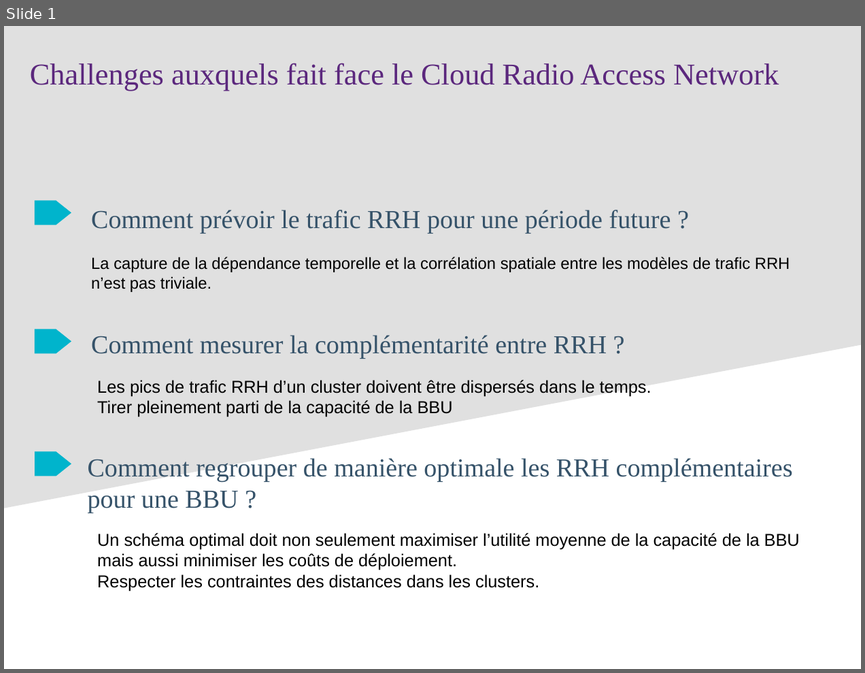
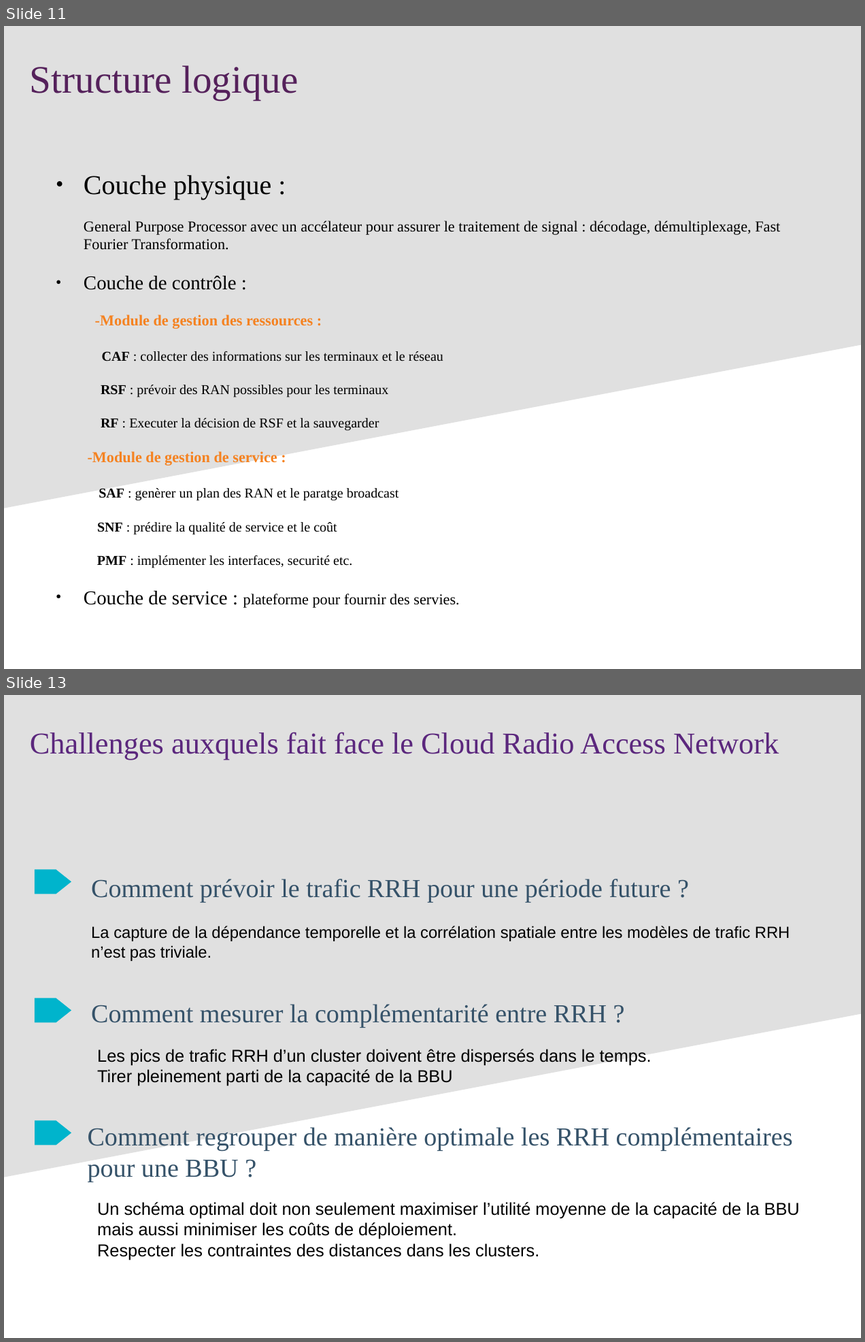
Before and after one commit to hanane-djeddal/PLDAC, a slide deck: reunions/Presentations/Presentation 1.odp. Shown one above the other, each under a label of ours: slide 1 before the commit, slides 11 and 13 after it; the slides between them are not shown. The pictures are 865x673 and 865x1342 pixels, drawn with LibreOffice and Linux fonts; fonts in the diff are those of the drawing. Boxes give left, top, right and bottom in pixels: in the first picture for what was removed or moved away, otherwise in the second. Text is boxed around its words. In the diff, an @@ line names an element or a change of style, - is before the commit and + after.

```diff
--- a/reunions/Presentations/Presentation 1.odp
+++ b/reunions/Presentations/Presentation 1.odp
@@ slide 11 added at bbox=[4, 26, 861, 669], background #FFFFFF; not listed: 1 template element that a slide beside it also shows @@
@@ text added at bbox=[30, 65, 298, 100], 36 pt, text #55215B @@
+Structure logique
@@ text added at bbox=[84, 175, 780, 607], 12.6 pt, text #000000 @@
+● Couche physique :
+General Purpose Processor avec un accélateur pour assurer le traitement de signal : décodage, démultiplexage, Fast Fourier Transformation.
+● Couche de contrôle :
+-Module de gestion des ressources :
+CAF : collecter des informations sur les terminaux et le réseau
+RSF : prévoir des RAN possibles pour les terminaux
+RF : Executer la décision de RSF et la sauvegarder
+-Module de gestion de service :
+SAF : genèrer un plan des RAN et le paratge broadcast
+SNF : prédire la qualité de service et le coût
+PMF : implémenter les interfaces, securité etc.
+● Couche de service : plateforme pour fournir des servies.
@@ what was slide 1 is now slide 13 @@
```
Also in this commit, not shown: 12 other slides added, 18 other files.
